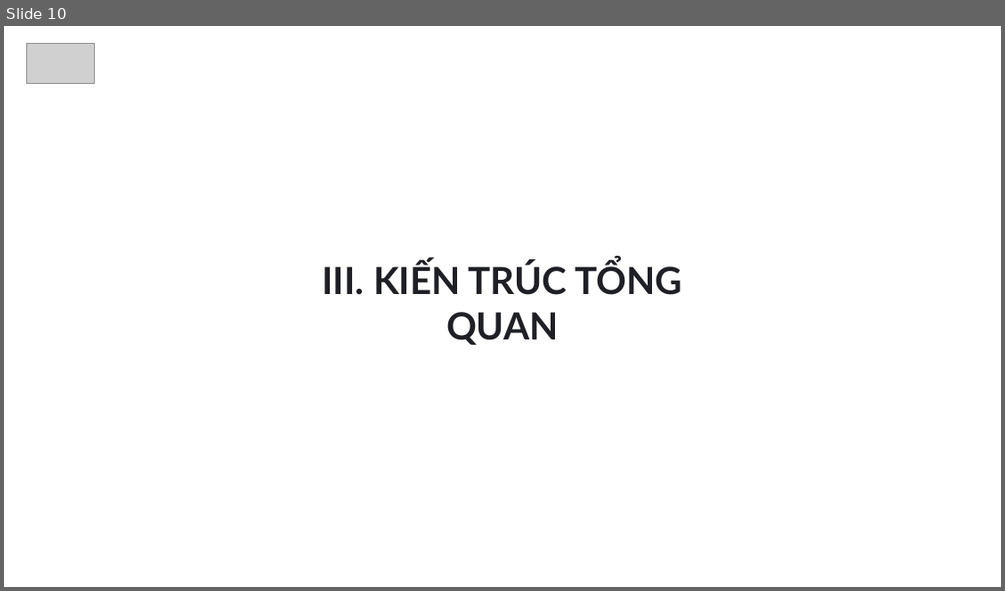
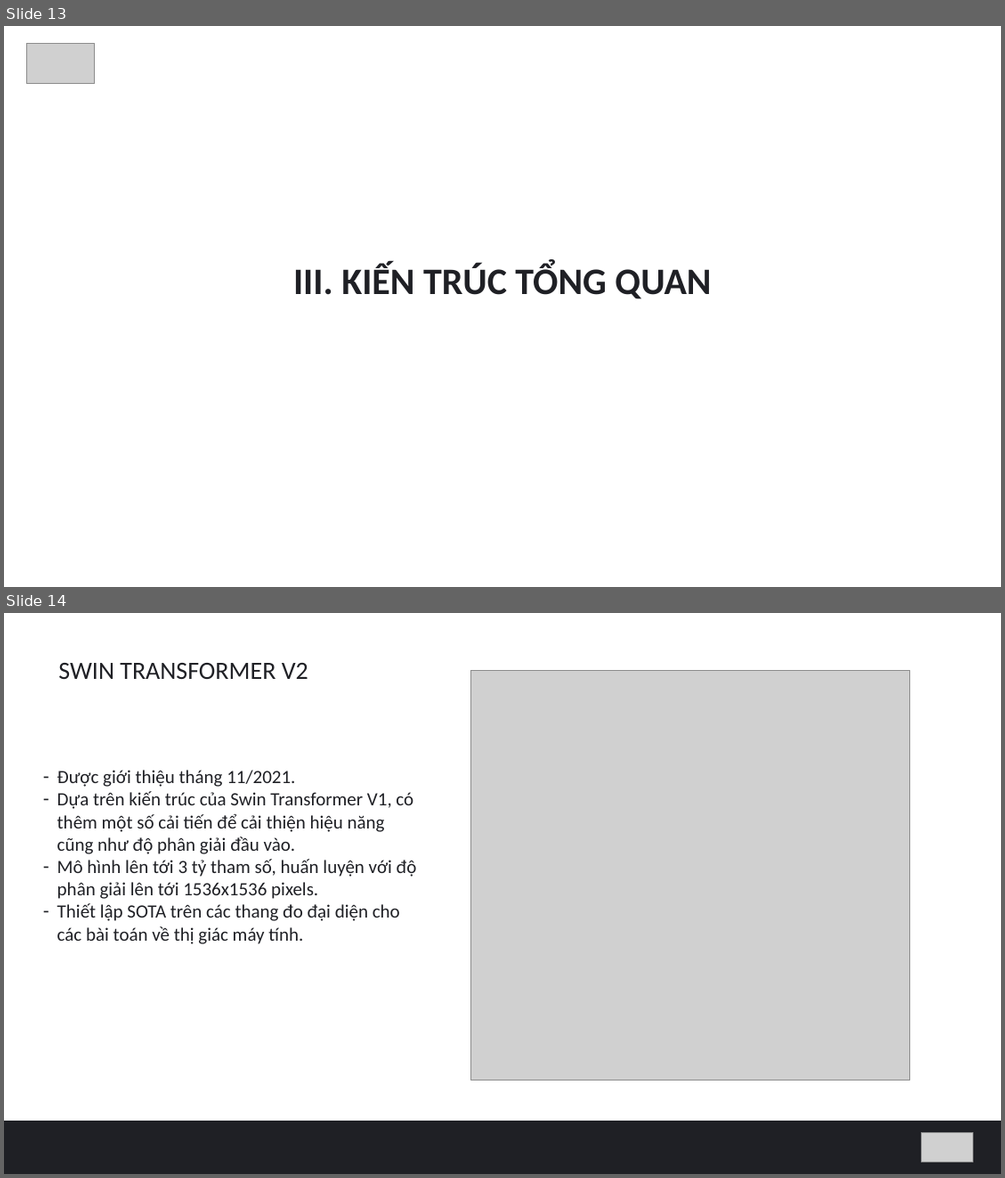
Before and after one commit to hungvm2/MoD_machine_learning, a slide deck: slide.pptx. Shown one above the other, each under a label of ours: slide 10 before the commit, slides 13 and 14 after it. The pictures are 1005x591 and 1005x1178 pixels, drawn with LibreOffice and Linux fonts; fonts in the diff are those of the drawing; grey boxes stand for pictures. Boxes give left, top, right and bottom in pixels: in the first picture for what was removed or moved away, otherwise in the second. Text is boxed around its words. In the diff, an @@ line names an element or a change of style, - is before the commit and + after.

```diff
--- a/slide.pptx
+++ b/slide.pptx
@@ slide 14 added at (x1=4, y1=613, x2=1001, y2=1174), background #FFFFFF @@
@@ text added at (x1=58, y1=663, x2=308, y2=679), 24 pt, text #1F2025 @@
+SWIN TRANSFORMER V2
@@ picture added at (x1=470, y1=671, x2=910, y2=1079) @@
@@ text added at (x1=57, y1=770, x2=417, y2=944), 18 pt, text #1F2025 @@
+– Được giới thiệu tháng 11/2021.
+– Dựa trên kiến trúc của Swin Transformer V1, có thêm một số cải tiến để cải thiện hiệu năng cũng như độ phân giải đầu vào.
+– Mô hình lên tới 3 tỷ tham số, huấn luyện với độ phân giải lên tới 1536x1536 pixels.
+– Thiết lập SOTA trên các thang đo đại diện cho các bài toán về thị giác máy tính.
@@ rectangle added at (x1=4, y1=1121, x2=1001, y2=1174), fill #1F2025 @@
@@ picture added at (x1=922, y1=1132, x2=973, y2=1162) @@
@@ what was slide 10 is now slide 13 @@
@@ slide 13 changed as well @@
@@ text "III. KIẾN TRÚC TỔNG QUAN" at (x1=293, y1=264, x2=711, y2=299): font Lato to Calibri @@
```
Also in this commit, not shown: 10 other slides changed, 10 other slides added, 4 slides removed, 1 other file.
